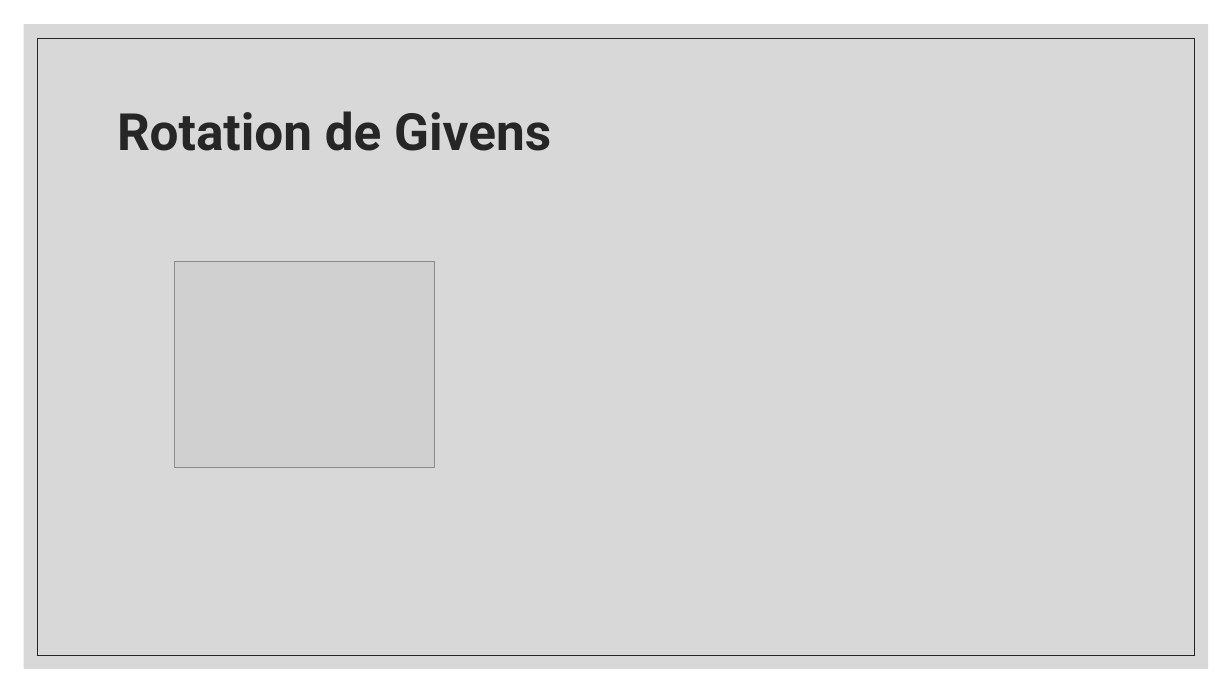
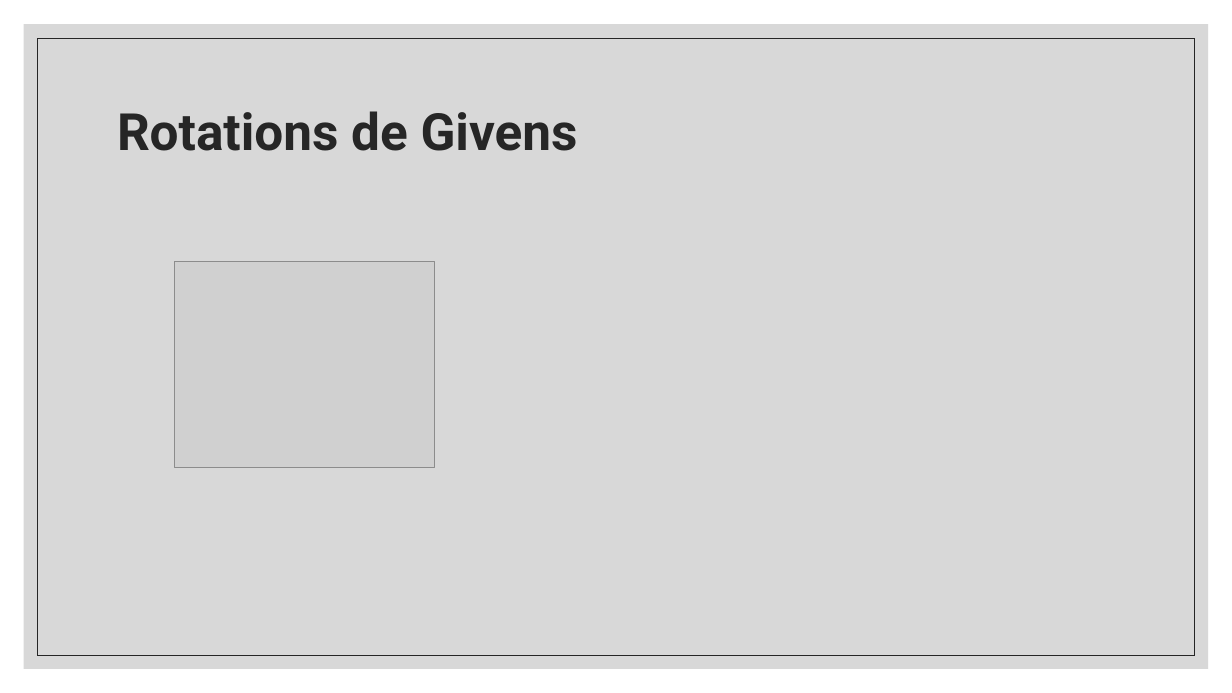
Before and after one commit to gahem1/Physique_Numerique, a slide deck: slide 14 of Solutions d’une équation aux valeurs propres.pptx. Drawn at 1232x693 pixels with LibreOffice and Linux fonts; fonts in the diff are those of the drawing; grey boxes stand for pictures. Boxes give left, top, right and bottom in pixels: in the first picture for what was removed or moved away, otherwise in the second. Text is boxed around its words. In the diff, an @@ line names an element or a change of style, - is before the commit and + after.

```diff
--- a/Solutions d’une équation aux valeurs propres.pptx
+++ b/Solutions d’une équation aux valeurs propres.pptx
@@ title at [117,111,578,151]: text changed @@
-Rotation de Givens
+Rotations de Givens
```
Also in this commit, not shown: 15 other slides changed, 4 slides added, 1 slide removed.
